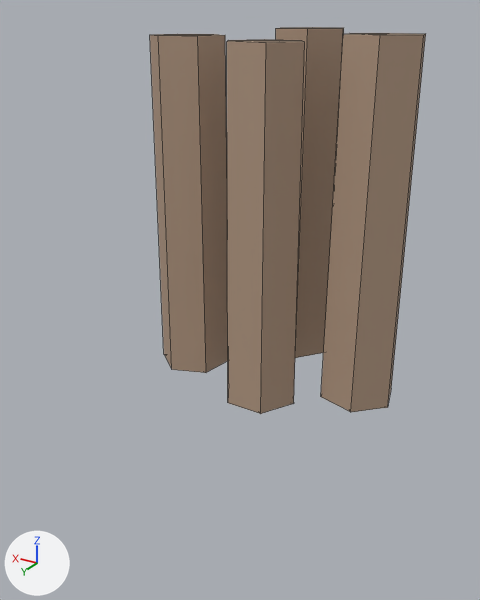
The FBX model SampleProject/assets/models/camp/firewood.fbx as it was, and as the next commit left it.
Camera for both pictures: a 50 mm lens placed at (-0.526, 0.952, 0.728), pointed at (0.015, 0.05, 0.277). Arrows for +X, +Y and +Z are at lower left; the lights stay in place. The first picture is the older version. Mesh edges are drawn as thin lines. Where no turn or scale is listed for an object, it has been applied to the vertices.

In view in the first picture: 'Firewood'.
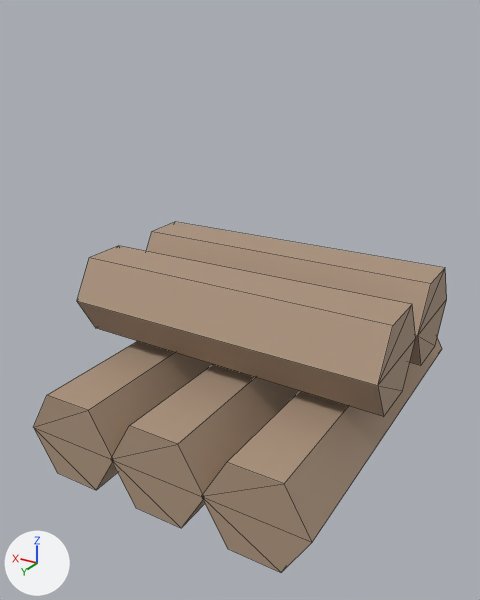
What differs and where, as boxes (x1, y1, x2, y2) in the pictures (480 x 600 px):
'Firewood', reshaped (50% wider, 9% shorter)
    before: (150, 27, 426, 414)
    after: (33, 222, 447, 573)
part 1 of me_firewood, added (beige)
    after: (202, 338, 442, 573)
part 2 of me_firewood, added (beige)
    after: (112, 364, 299, 528)
part 3 of me_firewood, added (beige)
    after: (33, 341, 213, 490)
part 4 of me_firewood, added (beige)
    after: (77, 246, 416, 417)
part 5 of me_firewood, added (beige)
    after: (147, 222, 447, 365)
part 6 of me_firewood, deleted (beige)
    before: (227, 39, 305, 414)
part 7 of me_firewood, deleted (beige)
    before: (321, 33, 426, 412)
part 8 of me_firewood, deleted (beige)
    before: (150, 34, 228, 373)
part 9 of me_firewood, deleted (beige)
    before: (276, 27, 344, 358)

What changed in the scene script:
```text
Change me_firewood:
    used by ob_firewood; location = (0.0, 0.0, 0.0)
    remove me_firewood.from_pydata(...)  # 48 vertices, 56 faces; spans x -0.227..0.246, y -0.265..0.061, z 0.07..0.705
    add me_firewood.from_pydata(...)  # 60 vertices, 70 faces; spans x -0.28..0.28, y -0.32..0.32, z 0.014..0.334
    me_firewood part 1: a new loose piece, a 6-sided cut cone along y (radius 0.083 at the low end, 0.088 at the high end) spanning x -0.258..-0.082, y -0.32..0.32, z 0.014..0.166, in mat_firewoodsurface (beige #ad957e)
    me_firewood part 2: a new loose piece, a 6-sided cut cone along y (radius 0.083 at the low end, 0.088 at the high end) spanning x -0.088..0.088, y -0.32..0.32, z 0.014..0.166, in mat_firewoodsurface (beige #ad957e)
    me_firewood part 3: a new loose piece, a 6-sided cut cone along y (radius 0.083 at the low end, 0.088 at the high end) spanning x 0.082..0.258, y -0.32..0.32, z 0.014..0.166, in mat_firewoodsurface (beige #ad957e)
    me_firewood part 4: a new loose piece, a 6-sided cut cone along x (radius 0.085 at the low end, 0.08 at the high end) spanning x -0.28..0.28, y 0.005..0.175, z 0.186..0.334, in mat_firewoodsurface (beige #ad957e)
    me_firewood part 5: a new loose piece, a 6-sided cut cone along x (radius 0.085 at the low end, 0.08 at the high end) spanning x -0.28..0.28, y -0.175..-0.005, z 0.186..0.334, in mat_firewoodsurface (beige #ad957e)
    me_firewood part 6: the loose piece of 12 vertices spanning x -0.07..0.07, y -0.061..0.061, z 0.07..0.69 is deleted
    me_firewood part 7: the loose piece of 12 vertices spanning x -0.227..-0.093, y -0.148..-0.012, z 0.08..0.7 is deleted
    me_firewood part 8: the loose piece of 12 vertices spanning x 0.114..0.246, y -0.119..0.019, z 0.075..0.695 is deleted
    me_firewood part 9: the loose piece of 12 vertices spanning x -0.049..0.089, y -0.265..-0.135, z 0.085..0.705 is deleted
```
